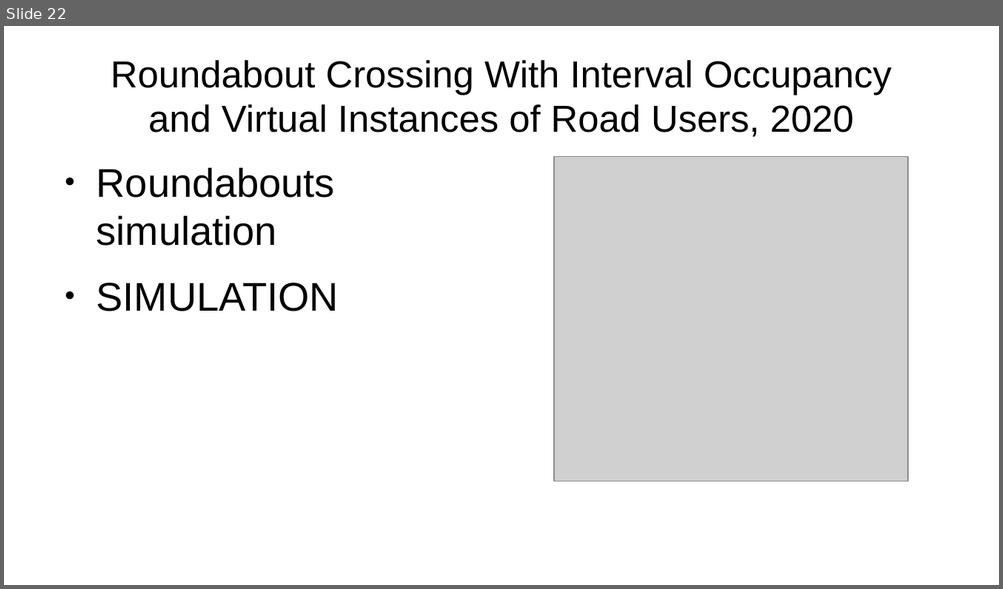
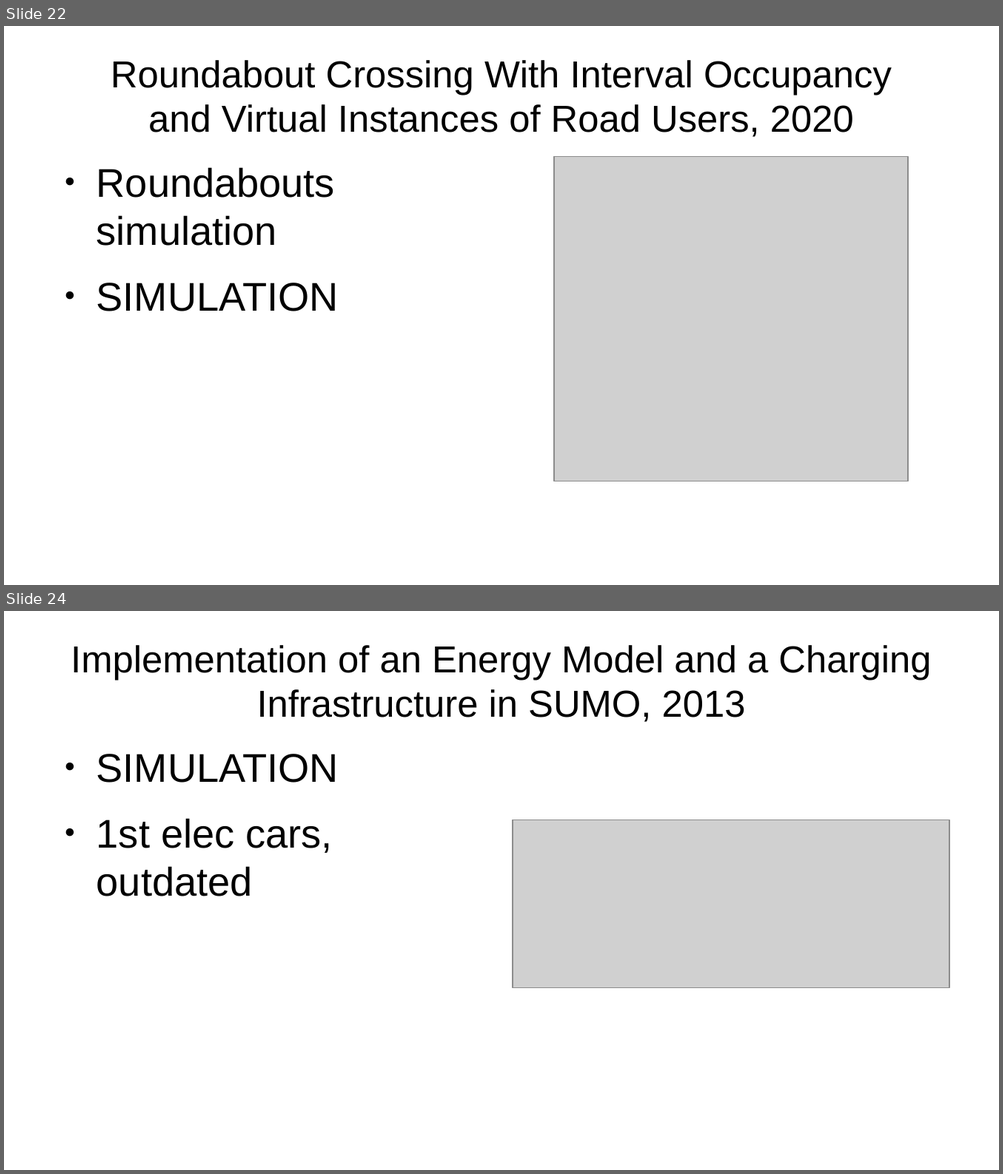
Before and after one commit to Eigho/Cassiopee_2023_n38, a slide deck: Docs/Articles_premier_tri/Articles.odp. Shown one above the other, each under a label of ours: slide 22 before the commit, slides 22 and 24 after it; the slides between them are not shown. The pictures are 1003x589 and 1003x1174 pixels, drawn with LibreOffice and Linux fonts; fonts in the diff are those of the drawing; grey boxes stand for pictures. Boxes give left, top, right and bottom in pixels: in the first picture for what was removed or moved away, otherwise in the second. Text is boxed around its words. In the diff, an @@ line names an element or a change of style, - is before the commit and + after.

```diff
--- a/Docs/Articles_premier_tri/Articles.odp
+++ b/Docs/Articles_premier_tri/Articles.odp
@@ slide 24 added at box(4, 611, 999, 1170), background #FFFFFF @@
@@ title added at box(71, 645, 930, 722), 30 pt, text #000000 @@
+Implementation of an Energy Model and a Charging
+Infrastructure in SUMO, 2013
@@ text added at box(96, 754, 338, 897), 32 pt, text #000000 @@
+● SIMULATION
+● 1st elec cars, outdated
@@ picture added at box(512, 820, 949, 988) @@
```
Also in this commit, not shown: 2 other slides added, 14 other files.
